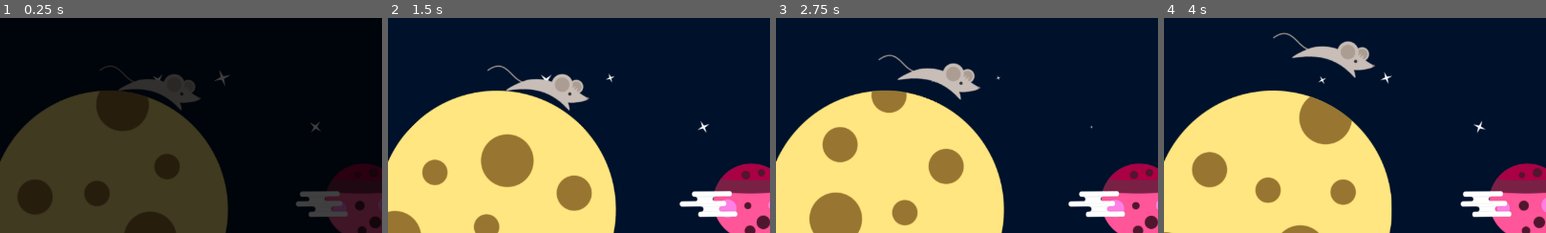
Above: before the commit, frames 1-4 (left to right).
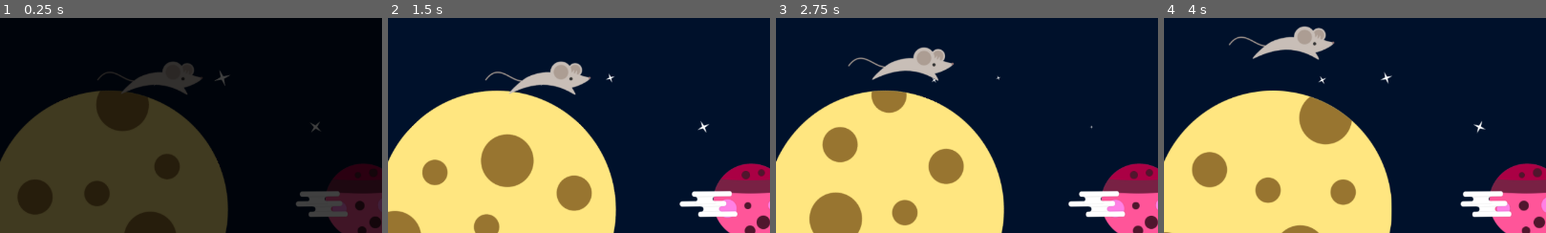
Above: after the commit, the same moments.

Repository: pigdevstudio/moon-cheeser
Game: Godot game, scene res://screens/Play_Screen/PlayScreen.tscn
Two runs of this game, one before a commit and one after it. Both use one fixed random seed, a clock stepped at 60 frames per second and the inputs below. This scene is started directly instead of the project's main scene.
Inputs (mouse positions are % of the whole screen's width and height, from its top left):
- Up to frame 1 (0.25 s): no input
- Up to frame 2 (1.5 s): drag from (50, 71) to (69, 59) at 0.52 s; drag from (30, 55) to (50, 71) at 1.27 s
- Up to frame 3 (2.75 s): move the mouse to (60, 28) at 2.02 s; hold Space (jump) from 2.03 s (still down); click (60, 28) at 2.17 s
- Up to frame 4 (4 s): release Space (jump) at 2.75 s; drag from (45, 70) to (20, 35) at 2.77 s; move the mouse to (80, 65) at 3.52 s; hold Space (jump) from 3.53 s (still down); click (80, 65) at 3.67 s
The pictures show only the part of the screen within x 36-86%, y 26-76%; the shares and areas given below are measured in that part.

The runs differ from the first frame. In frame 1, 1.6% of the frame differs, in the area x 25-53%, y 20-43%; in frame 2, 2.2%; in frame 3, 2.8%; in frame 4, 3.0%, in the area x 17-56%, y 3-28%.

Commit message:
Add interface to access interesting nodes easier

Diff:
--- a/source/actors/Astromouse/KinematicActor.gd
+++ b/source/actors/Astromouse/KinematicActor.gd
@@ -1,7 +1,6 @@
 extends KinematicBody2D
 signal collided(collision)
 
-export (Vector2) var floor_normal = Vector2(0, 1)
 var velocity = Vector2(0, 0)
 
 func _ready():
@@ -11,11 +10,10 @@
 func _physics_process(delta):
 	var collision = move_and_collide(velocity * delta)
 	if collision:
-		if collision.collider.is_in_group("moon"):
-			#Offset by -90 degrees to make the character always point
-			#up relative to the collider's center
-			rotate(get_angle_to(collision.collider.global_position) - deg2rad(90))
-			emit_signal("collided", collision)
+		emit_signal("collided", collision)
 
 func get_gravity():
 	return $Physics/Gravity
+
+func get_jump():
+	return $Actions/Jump
